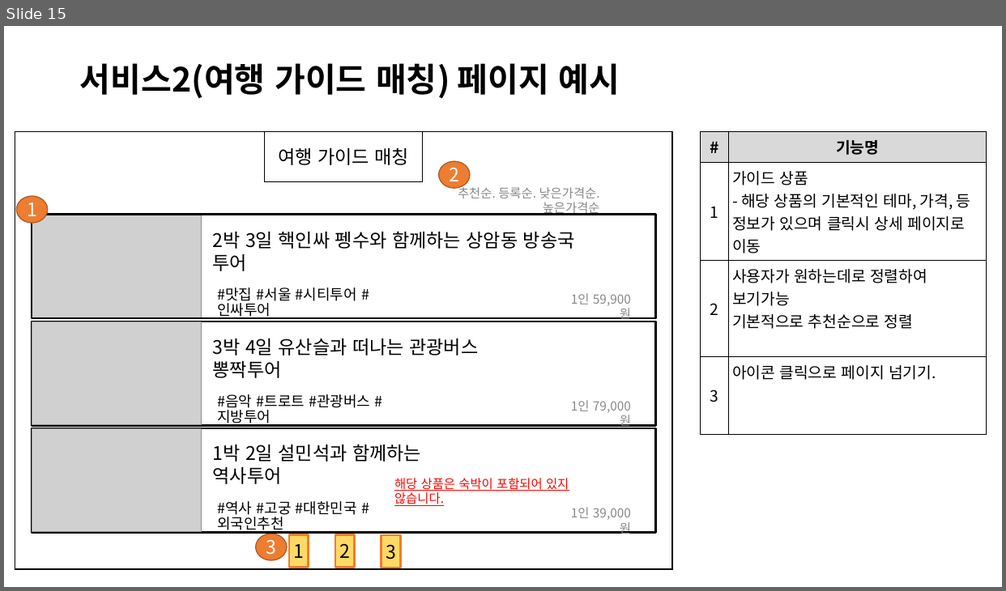
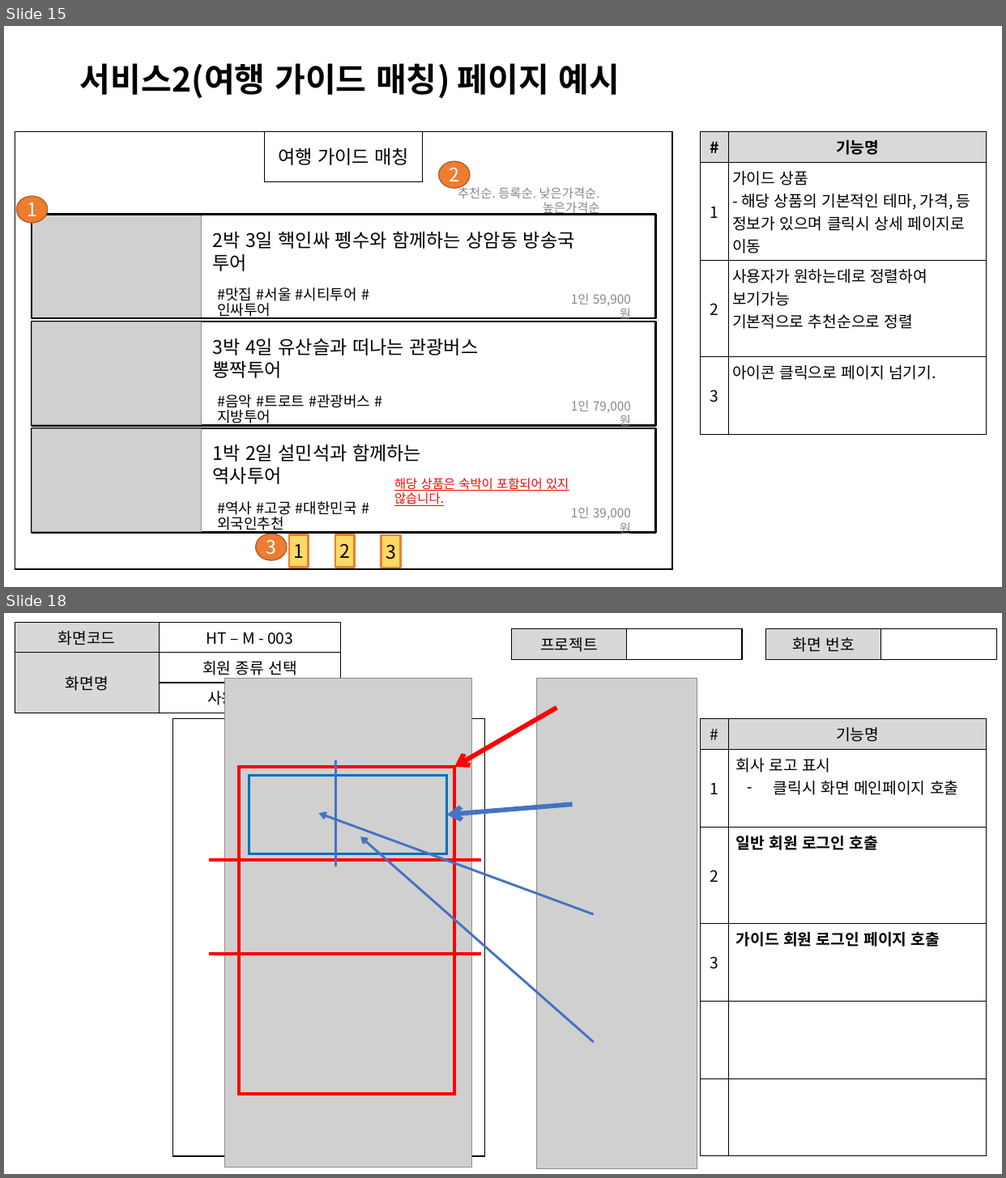
Before and after one commit to ezenteam2/TripMate, a slide deck: 0131 project02 최종발표 2조.pptx. Shown one above the other, each under a label of ours: slide 15 before the commit, slides 15 and 18 after it; the slides between them are not shown. The pictures are 1006x591 and 1006x1178 pixels, drawn with LibreOffice and Linux fonts; fonts in the diff are those of the drawing; grey boxes stand for pictures. Boxes give left, top, right and bottom in pixels: in the first picture for what was removed or moved away, otherwise in the second. Text is boxed around its words. In the diff, an @@ line names an element or a change of style, - is before the commit and + after.

```diff
--- a/0131 project02 최종발표 2조.pptx
+++ b/0131 project02 최종발표 2조.pptx
@@ slide 18 added at (4, 613, 1002, 1174), background #FFFFFF @@
@@ table added at (15, 623, 341, 713), 3 rows, 2 columns @@
+화면코드 | HT – M - 003
+화면명 | 회원 종류 선택
+ | 사용자 1단계
@@ table added at (512, 629, 742, 656), 1 rows, 2 columns @@
+프로젝트 | 
@@ table added at (766, 629, 997, 656), 1 rows, 2 columns @@
+화면 번호 | 
@@ picture added at (225, 678, 472, 1168) @@
@@ picture added at (536, 678, 697, 1169) @@
@@ arrow added from (557, 707) to (454, 767), #FF0000 4.5 pt @@
@@ rectangle added at (173, 718, 485, 1157), fill #FFFFFF, outline #000000 1 pt @@
@@ table added at (701, 718, 987, 1157), 6 rows, 2 columns @@
+# | 기능명
+1 | 회사 로고 표시 / 클릭시 화면 메인페이지 호출
+2 | 일반 회원 로그인 호출
+3 | 가이드 회원 로그인 페이지 호출
+ | 
+ | 
@@ rectangle added at (239, 767, 454, 1095), outline #FF0000 3 pt @@
@@ rectangle added at (249, 776, 447, 855), outline #0070C0 2.25 pt @@
@@ line added from (335, 760) to (335, 866), #4472C4 3 pt @@
@@ arrow added from (572, 805) to (447, 815), #4472C4 4.5 pt @@
@@ arrow added from (594, 914) to (319, 814), #4472C4 2.25 pt @@
@@ arrow added from (594, 1043) to (360, 837), #4472C4 2.25 pt @@
@@ line added from (208, 860) to (482, 860), #FF0000 3 pt @@
@@ line added from (208, 954) to (482, 954), #FF0000 3 pt @@
```
Also in this commit, not shown: 8 slides changed, 3 other slides added, 25 slides removed.
